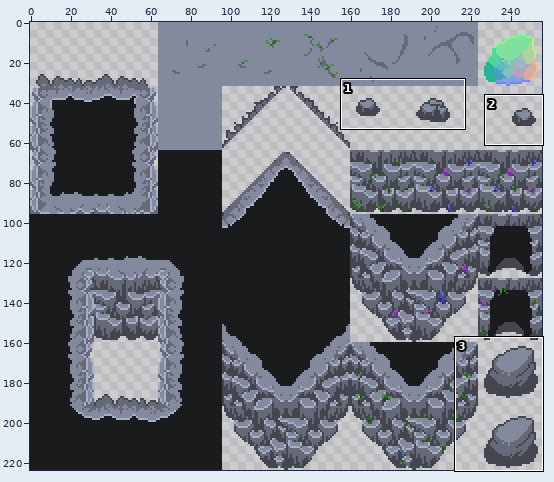
Two versions of one sprite sheet, Assets/Art/TIleMap/Normal/pedra normal-Sheet 1.png. Above: a wide view before the commit, with the close-up outlined.
Close-up. Old version:
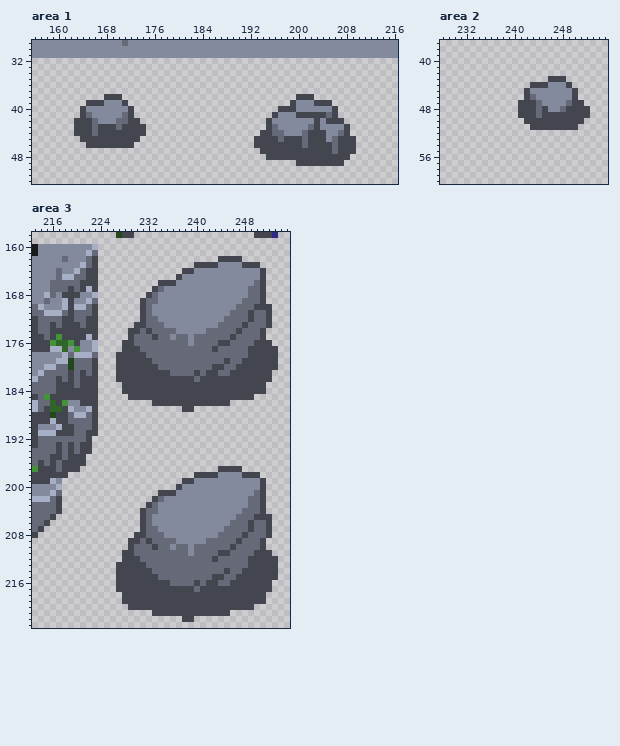
The file is 256x224 pixels. Shown: area 1: x 156..216, y 29..52; area 2: x 228..255, y 37..60; area 3: x 213..255, y 158..223.
The same view after the edit:
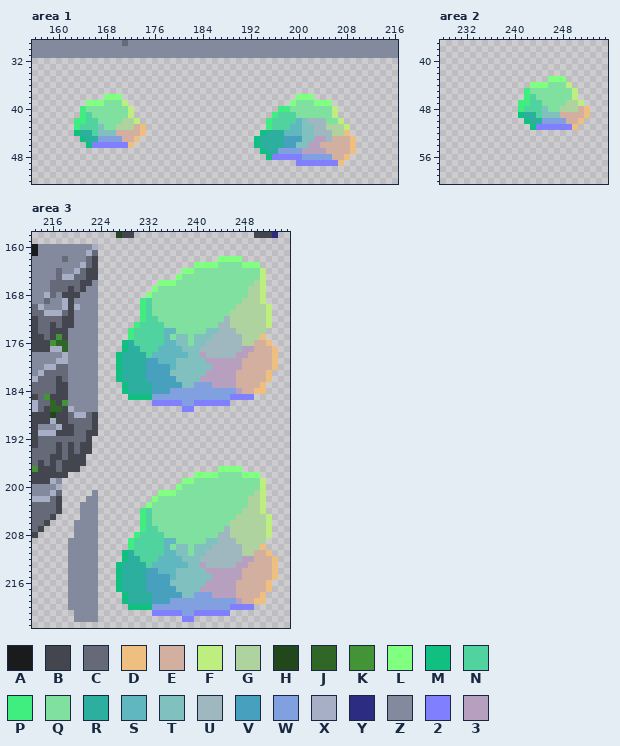
Palette (. is transparent): A #1a1b1d  B #43464e  C #666a78  D #eebf80  E #d3af9f  F #bfee80  G #afd39f  H #23471d  J #306628  K #439437  L #80ff80  M #11bf80  N #50d39f  P #40ee80  Q #80e09f  R #2caf9f  S #60b7bf  T #80c0bf  U #9fb7bf  V #48a0bf  W #80a0df  X #a7afc6  Y #2c2d82  Z #848a9d  2 #8080ff  3 #b79fbf
Message: outras normals
What changed:
Changed rows in their new state; - is an unchanged pixel.
Area 1:
first column x 163:
38 -----LLL-----------------------------LLL-------
39 --LLLQQQF---------------------------LQQQLLL----
40 -PQQQQQQQF------------------------PPQQQQQQQF---
41 -PNQQQQQQF-----------------------PNNNQQQQQQF---
42 PPNNQQQQGGF---------------------PNNNNSTUUUQQF--
43 PNNNTQQGGGED--------------------PNNNSSTTUUGGGF-
44 MRRNTTTEEEED-------------------MRRRSSSTTUUUGGD-
45 -MRRWWWWEED-------------------MRRRRVVVTT33UEEED
46 --M222222D--------------------MRRRRVVTT33EEEEED
47 -------------------------------MRRWWWW3333EEEED
48 --------------------------------M22222WWWWWEED-
49 -------------------------------------2222222D--
Area 2:
first column x 241:
43 -----LLL----
44 --LLLQQQF---
45 -PQQQQQQQF--
46 -PNQQQQQQF--
47 PPNNQQQQGGF-
48 PNNNTQQGGGED
49 MRRNTTTEEEED
50 -MRRWWWWEED-
51 --M222222D--
Area 3:
first column x 219:
162 -------------------------LLLL------
163 ---------------------LLLLQQQQLLL---
164 -------------------LLQQQQQQQQQQQF--
165 ------------------LQQQQQQQQQQQQQF--
166 ----Z----------LLLQQQQQQQQQQQQQGF--
167 ---ZZ---------LQQQQQQQQQQQQQQQGGF--
168 ----Z--------LQQQQQQQQQQQQQQQQGGF--
169 ---ZZ-------PNQQQQQQQQQQQQQQQGGGF--
170 --ZZZ-------PNQQQQQQQQQQQQQQGGGGGF-
171 -ZZZZ-------PNQQQQQQQQQQQQQGGGGGGF-
172 -ZZZZ-------PNNQQQQQQQQQQQUGGGGGGF-
173 -ZZZZ------PNNNNQQQQQQQQQUUGGGGGGF-
174 ZZZZZ-----PNNNNNSSQQQQQTTUUUGGGGG--
175 ZZZZZ-----PNNNNNSQTTQTTTUUUUUGGGD--
176 ZZ--Z----MRNNNNNSSTTQTTUUUUUUGGEED-
177 -Z--Z----MRRNNNSSSSTTTUUUUUUU33EEED
178 ZZZZZ---MRRRRNSSSSSSTT3UUUUU33EEEED
179 ZZZZZ---MRRRRVVSSSTTTTT333333EEEEED
180 ZZZZZ---MRRRRVVVVSTTTTTT33333EEEEED
181 ZZZZZ---MRRRRVVVVTTTTTT33333EEEEED-
182 ZZZZZ---MRRRRVVVVVTTTT333333EEEEED-
183 ZZZZZ----MRRRRVVVVVTTWWW3333EEEED--
184 ZZZZZ----MRRRRVVVWWWWWWWWWWW3EEDD--
185 ZZZZZ-----MMMMWWWWWWWWWWWWW2222----
186 --ZZZ---------22222WW222222--------
187 ---ZZ--------------22--------------
first column x 219:
197 -------------------------LLLL------
198 ---------------------LLLLQQQQLLL---
199 -------------------LLQQQQQQQQQQQF--
200 ------------------LQQQQQQQQQQQQQF--
201 ----Z----------LLLQQQQQQQQQQQQQGF--
202 ---ZZ---------LQQQQQQQQQQQQQQQGGF--
203 --ZZZ--------LQQQQQQQQQQQQQQQQGGF--
204 --ZZZ-------PNQQQQQQQQQQQQQQQGGGF--
205 --ZZZ-------PNQQQQQQQQQQQQQQGGGGGF-
206 -ZZZZ-------PNQQQQQQQQQQQQQGGGGGGF-
207 -ZZZZ-------PNNQQQQQQQQQQQUGGGGGGF-
208 -ZZZZ------PNNNNQQQQQQQQQUUGGGGGGF-
209 ZZZZZ-----PNNNNNSSQQQQQTTUUUGGGGG--
210 ZZZZZ-----PNNNNNSQTTQTTTUUUUUGGGD--
211 ZZZZZ----MRNNNNNSSTTQTTUUUUUUGGEED-
212 ZZZZZ----MRRNNNSSSSTTTUUUUUUU33EEED
213 ZZZZZ---MRRRRNSSSSSSTT3UUUUU33EEEED
214 ZZZZZ---MRRRRVVSSSTTTTT333333EEEEED
215 ZZZZZ---MRRRRVVVVSTTTTTT33333EEEEED
216 ZZZZZ---MRRRRVVVVTTTTTT33333EEEEED-
217 ZZZZZ---MRRRRVVVVVTTTT333333EEEEED-
218 ZZZZZ----MRRRRVVVVVTTWWW3333EEEED--
219 ZZZZZ----MRRRRVVVWWWWWWWWWWW3EEDD--
220 ZZZZZ-----MMMMWWWWWWWWWWWWW2222----
221 -ZZZZ---------22222WW222222--------
222 -ZZZZ--------------22--------------
Pixel boxes of the changes (left, top, right, bottom) in both close-ups:
changed: (74, 94, 146, 148)
changed: (254, 94, 356, 166)
changed: (518, 76, 590, 130)
changed: (68, 256, 278, 412)
changed: (68, 466, 278, 622)
